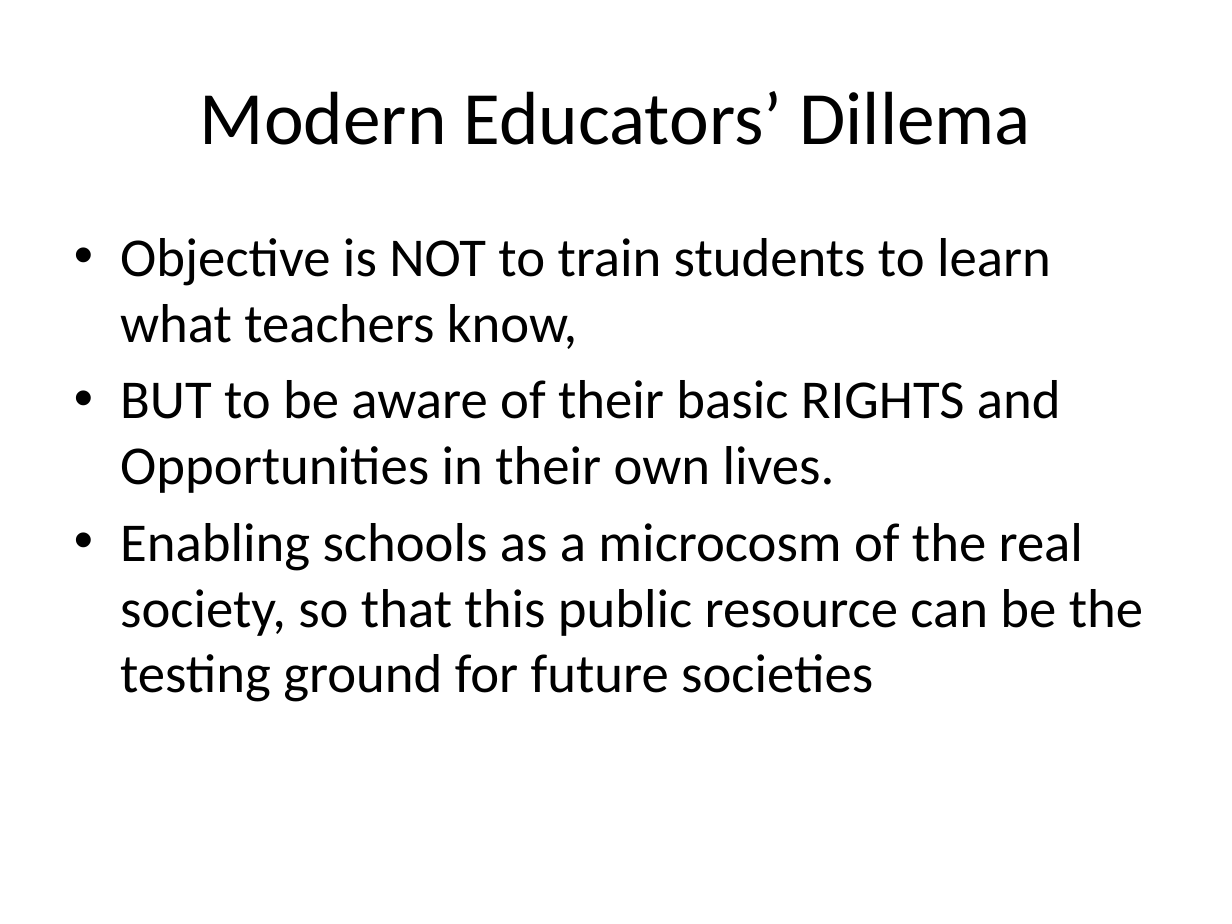
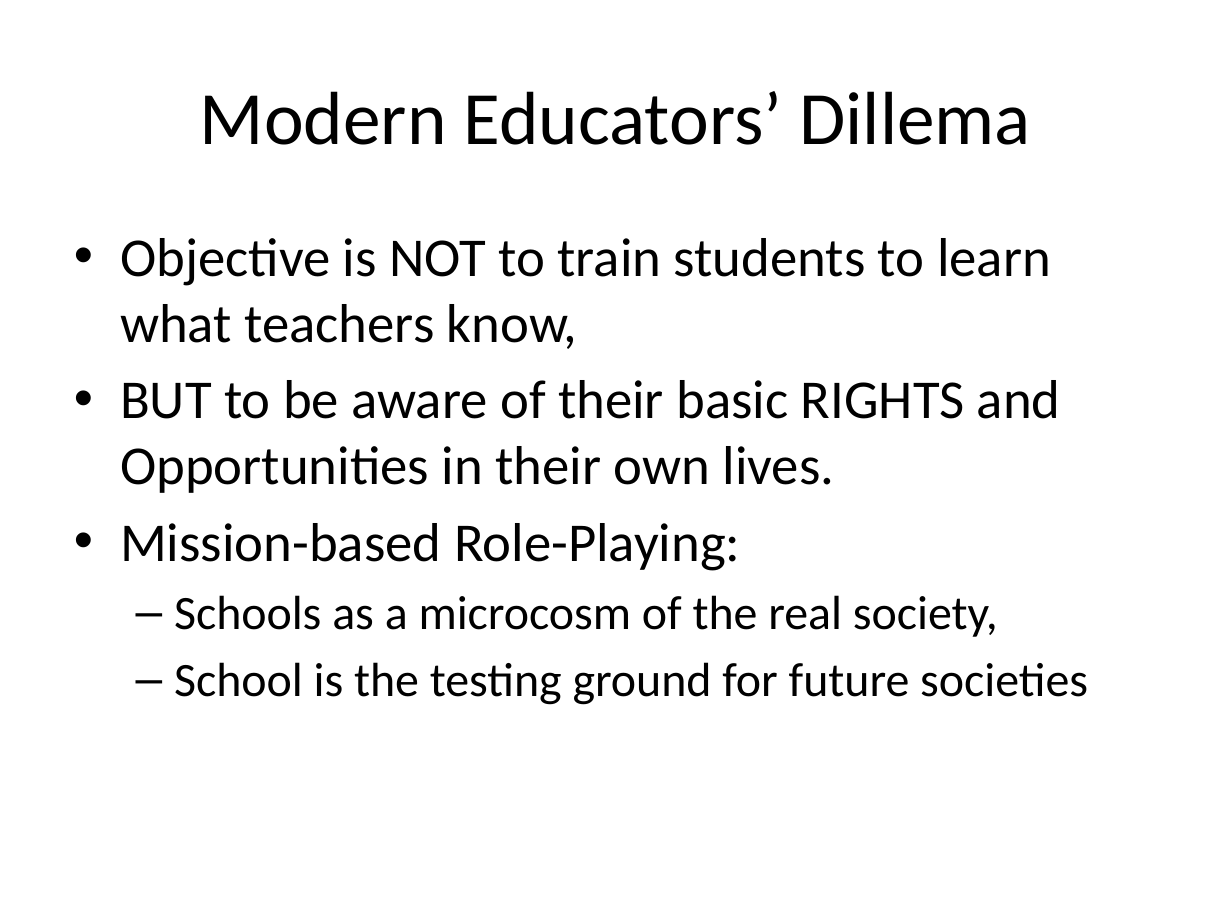
Before and after one commit to toyhouse/XLP_Theory, a slide deck: slide 3 of docs/QS_Start_XLP_Scripts.pptx (slide 2 before the commit). Drawn at 1232x924 pixels with LibreOffice and Linux fonts; fonts in the diff are those of the drawing. Boxes give left, top, right and bottom in pixels: in the first picture for what was removed or moved away, otherwise in the second. Text is boxed around its words. In the diff, an @@ line names an element or a change of style, - is before the commit and + after.

```diff
--- a/docs/QS_Start_XLP_Scripts.pptx
+++ b/docs/QS_Start_XLP_Scripts.pptx
@@ text at (x1=120, y1=523, x2=1088, y2=705): text changed; size 32 to 28 pt @@
-• Enabling schools as a microcosm of the real society, so that this public resource can be the testing ground for future societies
+• Mission-based Role-Playing:
+  – Schools as a microcosm of the real society,
+  – School is the testing ground for future societies
```
Also in this commit, not shown: 5 other slides changed, 1 slide added, 2 other files.
